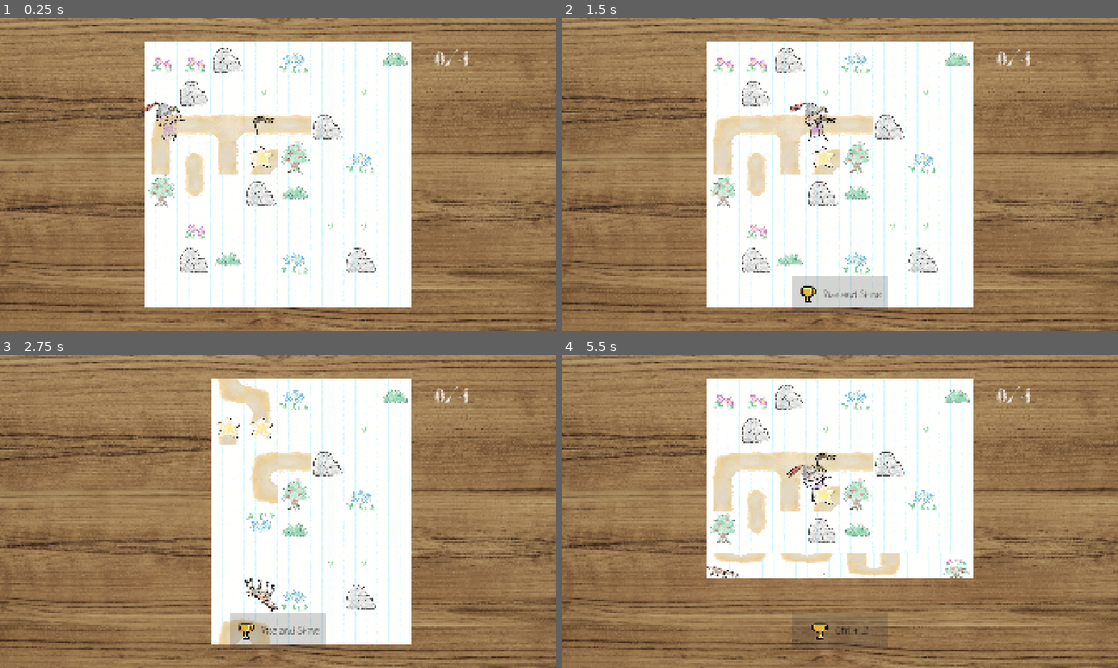
Above: before the commit, frames 1-4 (two rows, left to right).
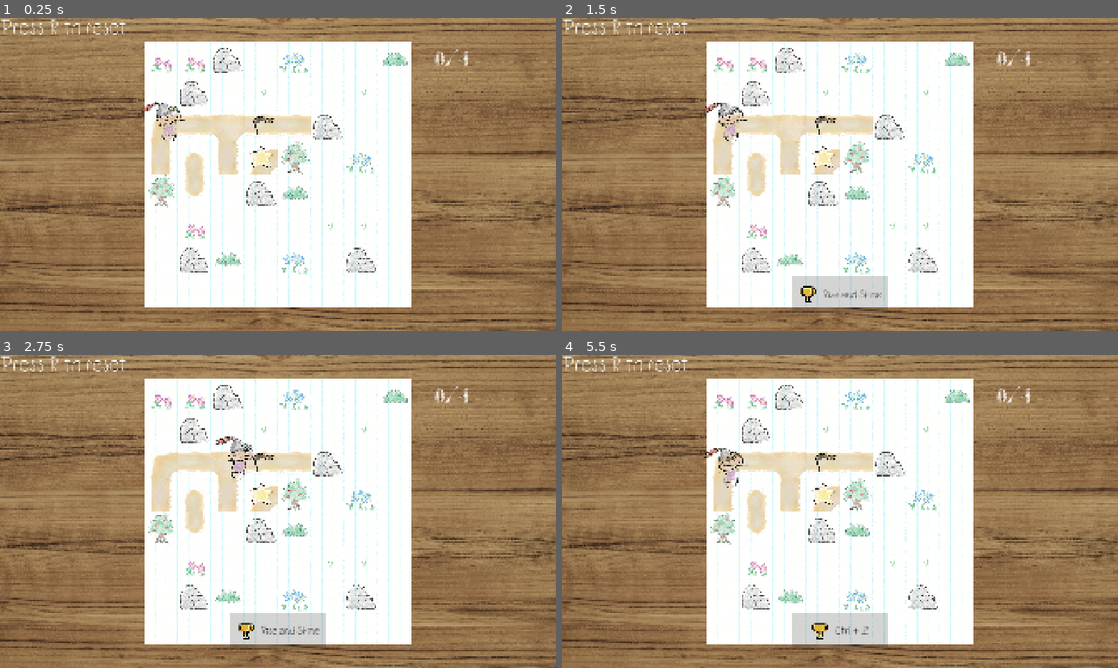
Above: after the commit, the same moments.

Repository: Tunagoksal/TeduJam26
Game: Godot game, scene res://levels/level_tutorial.tscn
Two runs of this game, one before a commit and one after it. Both use one fixed random seed, a clock stepped at 60 frames per second and the inputs below. This scene is started directly instead of the project's main scene. The engine's default icon, where the game draws it, is replaced by a stand-in: a white triangle on a blue panel in a dark square. Sound files missing from this copy of the repository are replaced by a short silence.
Inputs (mouse positions are in pixels of both pictures, inside the frame that each line leads up to):
- Up to frame 1 (0.25 s): no input
- Up to frame 2 (1.5 s): tap R at 0.5, 0.6, 1.25 s; move the mouse to (962, 158) at 0.52 s; hold Right (right) 0.53-1.25 s; click (962, 158) at 0.67 s; drag from (728, 190) to (823, 158) at 1.27 s
- Up to frame 3 (2.75 s): tap R at 2, 2.1 s; move the mouse to (333, 442) at 2.02 s; hold Right (right) from 2.03 s (still down)
- Up to frame 4 (5.5 s): release Right (right) at 2.75 s; tap R at 2.75, 3.5, 3.8, 4.25, 5.3 s; drag from (812, 574) to (823, 426) at 2.77 s; move the mouse to (1006, 558) at 3.52 s; hold Left (left) 3.53-4.25 s; tap X at 3.6 s; drag from (673, 464) to (756, 433) at 4.27 s; move the mouse to (867, 511) at 5.02 s; hold Down (down) from 5.03 s (still down); tap V at 5.1 s; click (867, 511) at 5.17 s

The runs differ from the first frame. In frame 1, 0.3% of the frame differs, in the area x 0-23%, y 0-6%; in frame 2, 0.9%; in frame 3, 14%, in the area x 0-50%, y 0-93%; in frame 4, 12%.

Commit message:
reset button

Diff:
--- a/levels/level_tutorial.tscn
+++ b/levels/level_tutorial.tscn
@@ -3,13 +3,14 @@
 [ext_resource type="Script" uid="uid://dvdei14ffpg1" path="res://tile_logic.gd" id="1_3eydx"]
 [ext_resource type="Script" uid="uid://b8vffe7fik1nm" path="res://scripts/level.gd" id="1_u2472"]
 [ext_resource type="TileSet" uid="uid://b2h2crx1fhmdu" path="res://test_tileset.tres" id="2_u2472"]
-[ext_resource type="Material" path="res://assets/character.tres" id="3_u2472"]
+[ext_resource type="Material" uid="uid://chmbw0x1pckee" path="res://assets/character.tres" id="3_u2472"]
 [ext_resource type="PackedScene" uid="uid://dnoi8sf8ixw0s" path="res://scenes/character.tscn" id="5_le33n"]
 [ext_resource type="AudioStream" uid="uid://b6uxdeex7r6ft" path="res://assets/audio/freesound_community-turnpage-99756.mp3" id="5_u2472"]
 [ext_resource type="AudioStream" uid="uid://7k2f75avmpfc" path="res://assets/audio/freesound_community-pageturn-102978.mp3" id="6_wt7er"]
 [ext_resource type="Script" uid="uid://bfebn1uyoltd8" path="res://scripts/inventory_ui.gd" id="7_v5f2i"]
 [ext_resource type="Texture2D" uid="uid://dywqxx58ht0ek" path="res://assets/Untitled_design14.webp" id="8_le33n"]
 [ext_resource type="PackedScene" uid="uid://bbm2vf5ketetx" path="res://star_remaining_ui.tscn" id="10_tkx4x"]
+[ext_resource type="FontFile" uid="uid://cve5trq2v7jt4" path="res://assets/ChildWriting-Regular.ttf" id="11_bbhqu"]
 
 [node name="Level2" type="Node2D" unique_id=620947927]
 script = ExtResource("1_u2472")
@@ -78,3 +79,10 @@
 offset_top = 99.0
 offset_right = 1502.0
 offset_bottom = 99.0
+
+[node name="Label" type="Label" parent="." unique_id=470485868]
+offset_right = 40.0
+offset_bottom = 23.0
+theme_override_fonts/font = ExtResource("11_bbhqu")
+theme_override_font_sizes/font_size = 64
+text = "Press R to reset"
--- a/scenes/level2.tscn
+++ b/scenes/level2.tscn
@@ -9,6 +9,7 @@
 [ext_resource type="Texture2D" uid="uid://dywqxx58ht0ek" path="res://assets/Untitled_design14.webp" id="6_6ep0u"]
 [ext_resource type="Script" uid="uid://bfebn1uyoltd8" path="res://scripts/inventory_ui.gd" id="8_hrcei"]
 [ext_resource type="PackedScene" uid="uid://bbm2vf5ketetx" path="res://star_remaining_ui.tscn" id="9_xa7n4"]
+[ext_resource type="FontFile" uid="uid://cve5trq2v7jt4" path="res://assets/ChildWriting-Regular.ttf" id="10_bo4dx"]
 
 [node name="Level" type="Node2D" unique_id=620947927]
 script = ExtResource("1_yqkch")
@@ -46,7 +47,6 @@
 [node name="Character" parent="." unique_id=1749950208 instance=ExtResource("5_xa7n4")]
 position = Vector2(835, 426)
 
-
 [node name="InventoryUI" type="CanvasLayer" parent="." unique_id=1902873453 node_paths=PackedStringArray("player")]
 script = ExtResource("8_hrcei")
 player = NodePath("../Character")
@@ -71,3 +71,10 @@
 offset_top = 163.0
 offset_right = 1524.0
 offset_bottom = 163.0
+
+[node name="Label" type="Label" parent="." unique_id=1814291802]
+offset_right = 40.0
+offset_bottom = 23.0
+theme_override_fonts/font = ExtResource("10_bo4dx")
+theme_override_font_sizes/font_size = 64
+text = "Press R to reset"
--- a/scenes/level3.tscn
+++ b/scenes/level3.tscn
@@ -9,6 +9,7 @@
 [ext_resource type="Texture2D" uid="uid://dywqxx58ht0ek" path="res://assets/Untitled_design14.webp" id="7_b72m1"]
 [ext_resource type="Script" uid="uid://bfebn1uyoltd8" path="res://scripts/inventory_ui.gd" id="8_5mhml"]
 [ext_resource type="PackedScene" uid="uid://bbm2vf5ketetx" path="res://star_remaining_ui.tscn" id="9_rupth"]
+[ext_resource type="FontFile" uid="uid://cve5trq2v7jt4" path="res://assets/ChildWriting-Regular.ttf" id="10_6qt4k"]
 
 [node name="Level" type="Node2D" unique_id=620947927]
 script = ExtResource("1_6lxtr")
@@ -74,3 +75,10 @@
 offset_top = 167.0
 offset_right = 1538.0
 offset_bottom = 167.0
+
+[node name="Label" type="Label" parent="." unique_id=559678232]
+offset_right = 40.0
+offset_bottom = 23.0
+theme_override_fonts/font = ExtResource("10_6qt4k")
+theme_override_font_sizes/font_size = 64
+text = "Press R to reset"
--- a/scripts/dialog_manager.gd
+++ b/scripts/dialog_manager.gd
@@ -30,8 +30,8 @@
 func _show_text_box():
 	text_box = text_box_scene.instantiate()
 	text_box.finished_displaying.connect(_on_text_box_finished_displaying)
-	get_tree().root.add_child(text_box)
-	#get_tree().current_scene.add_child(text_box)
+	#get_tree().root.add_child(text_box)
+	get_tree().current_scene.add_child(text_box)
 	text_box.global_position = text_box_position
 	text_box.display_text(dialog_lines[current_line_index], sfx)
 	can_advance_line = false
--- a/scripts/level.gd
+++ b/scripts/level.gd
@@ -17,3 +17,9 @@
 	layers.position.y = (view_size.y / 2.0) - layer_scale*(total_length / 2.0)
 	print(star_count)
 	star_remaining_ui.update_max_star_count(star_count)
+
+
+func _unhandled_input(event: InputEvent) -> void:
+	if event is InputEventKey:
+		if event.pressed and event.keycode == KEY_R:
+			get_tree().reload_current_scene()
